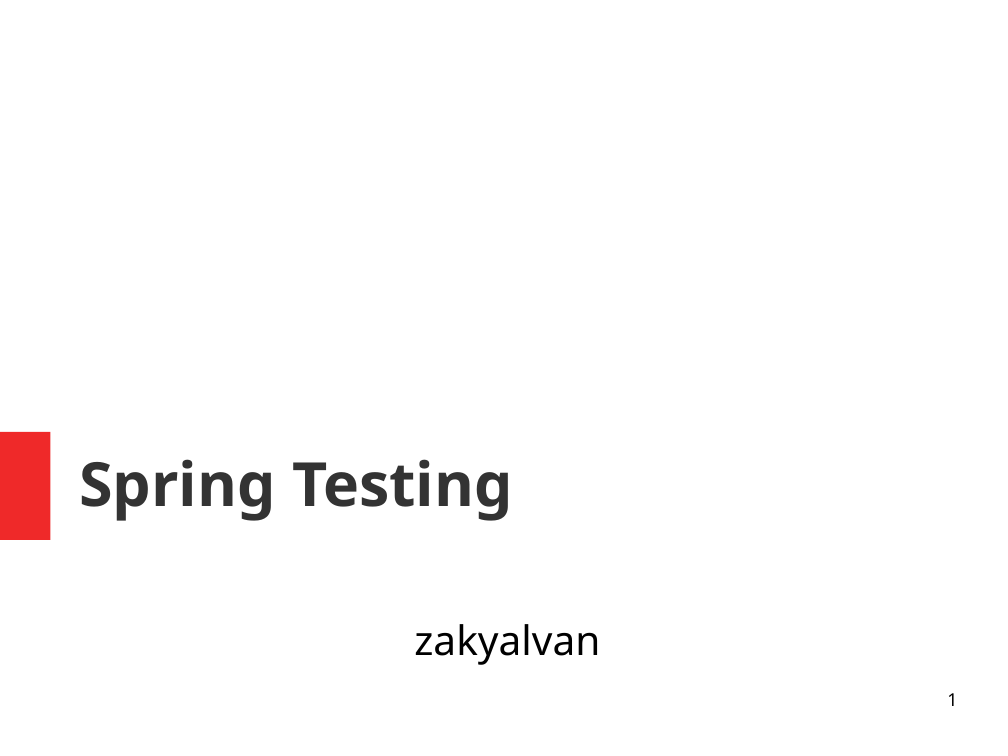
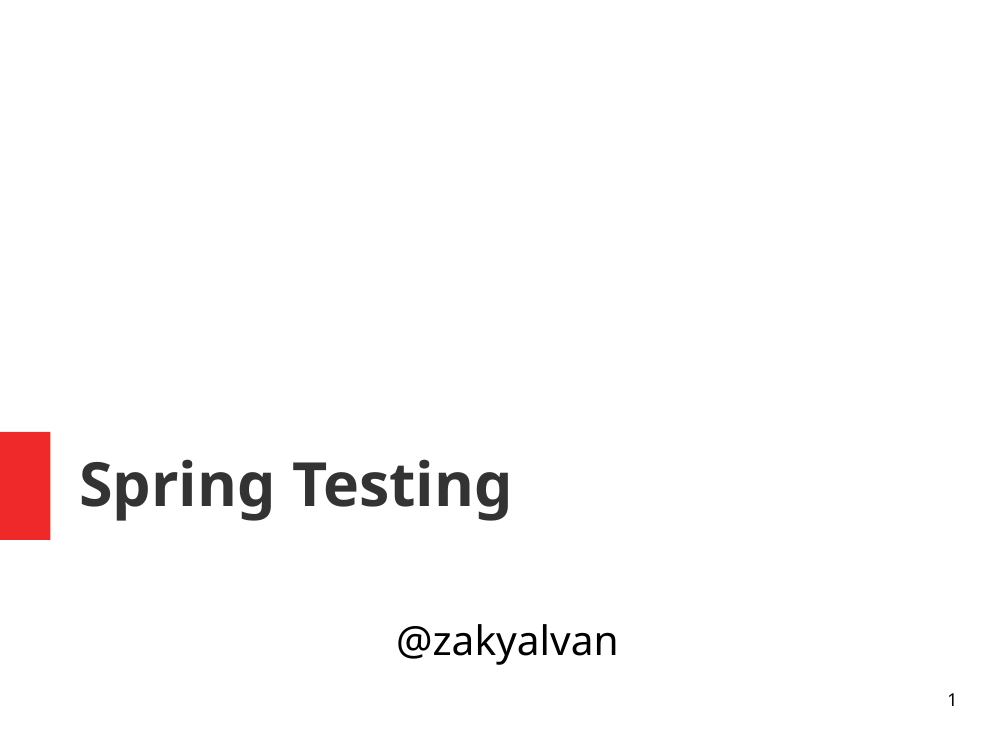
Before and after one commit to mzakyalvan/spring-test-sharing, a slide deck: slide 1 of src/main/resources/presentation.odp. Drawn at 1008x756 pixels with LibreOffice and Linux fonts; fonts in the diff are those of the drawing. Boxes give left, top, right and bottom in pixels: in the first picture for what was removed or moved away, otherwise in the second. Text is boxed around its words. In the diff, an @@ line names an element or a change of style, - is before the commit and + after.

```diff
--- a/src/main/resources/presentation.odp
+++ b/src/main/resources/presentation.odp
@@ subtitle at box(396, 624, 619, 665): text changed @@
-zakyalvan
+@zakyalvan
```
Also in this commit, not shown: 1 other slide changed, 1 slide added, 10 other files.
